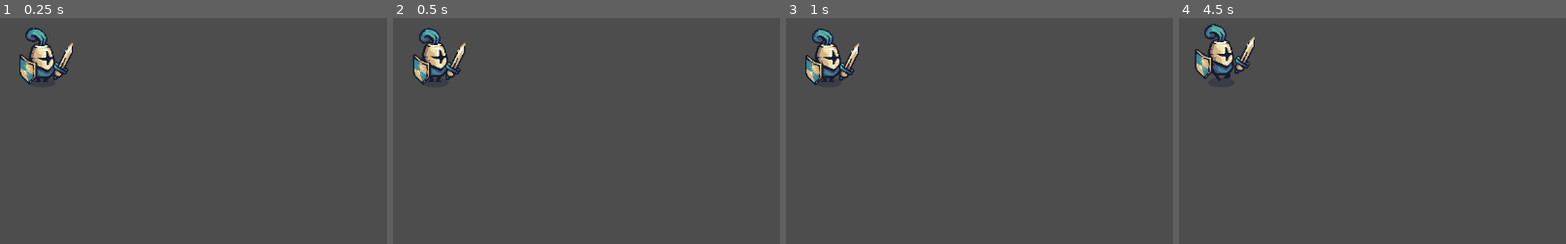
Above: before the commit, frames 1-4 (left to right).
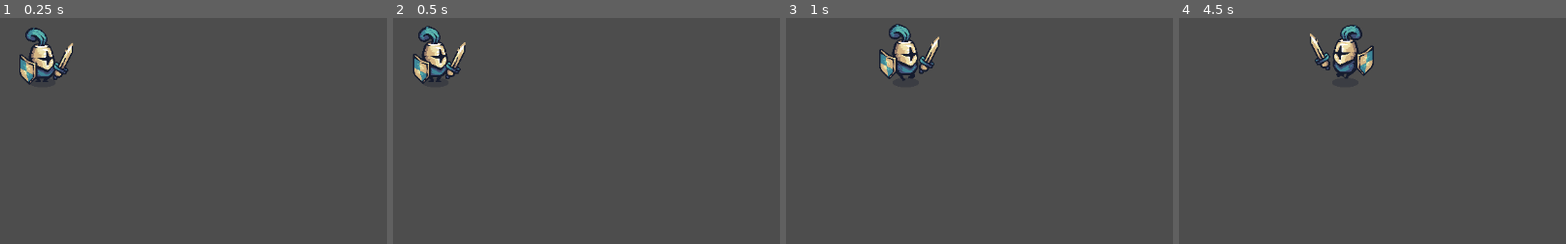
Above: after the commit, the same moments.

Repository: Ruteski/tiny-swords
Game: Godot game, scene res://test_scenes/test_player.tscn
The game is run twice, just before and just after one commit, with the same random seed, the same clock (stepped at 60 frames per second) and the same inputs. The project has no main scene, so this scene is started directly.
Inputs:
- Up to frame 1 (0.25 s): no input
- Up to frame 2 (0.5 s): no input
- Up to frame 3 (1 s): hold D (move_right) from 0.53 s (still down)
- Up to frame 4 (4.5 s): release D (move_right) at 1.28 s; hold Down (move_down) 1.28-2.03 s; hold D (move_right) 2.03-2.78 s; hold Up (move_up) 2.78-3.53 s; hold Left (move_left) from 3.53 s (still down)

Frame 1 is identical in both runs. In frame 2, 0.8% of the frame differs, in the area x 5-19%, y 3-30%; in frame 3, 3.9%; in frame 4, 4.0%, in the area x 4-51%, y 2-28%.

Commit message:
aprimorado o script de movimentacao e animacao, aplicado troca de lado da sprite,

Diff:
--- a/player/player.gd
+++ b/player/player.gd
@@ -1,17 +1,58 @@
 extends CharacterBody2D
 
 @onready var animation_player: AnimationPlayer = $AnimationPlayer
+@onready var sprite: Sprite2D = $Sprite2D
 
 @export var is_running: bool = false
+@export var speed: int = 3 # ou coloco 3 e multiplico la embaixo por 100?
+@export var speed_factor: float = 100.0
+@export_range(0,1) var lerp_factor: float = 0.2
 
-func _ready():
-	animation_player.play("idle")
+# update da unity
+#func _process(delta: float) -> void:
+	#if Input.is_action_just_pressed("move_up"):
+		#if is_running:
+			#animation_player.play("idle")
+			#is_running = false
+		#else:
+			#animation_player.play("run")
+			#is_running = true
 
-func _process(delta: float) -> void:
-	if Input.is_action_just_pressed("move_up"):
+# fixed_update da unity
+func _physics_process(delta: float) -> void:
+	move()
+
+
+func move() -> void:
+	var input_vector: Vector2 = Input.get_vector("move_left", "move_right", "move_up", "move_down").normalized()
+
+	# apaga deadzone do input vector(principalmente quando o controle esta conectado)
+	var deadzone: float = 0.15
+	if abs(input_vector.x) < deadzone:
+		input_vector.x = 0.0
+	if abs(input_vector.y) < deadzone:
+		input_vector.y = 0.0
+
+	var target_velocity = input_vector * speed * speed_factor
+	velocity = lerp(velocity, target_velocity, lerp_factor)
+	move_and_slide()
+	invert_side(input_vector)
+	play_animation(input_vector)
+
+
+func play_animation(input_vector: Vector2) -> void:
+	var was_running: bool = is_running
+	is_running = not input_vector.is_zero_approx()
+
+	if was_running != is_running:
 		if is_running:
+			animation_player.play("run")
+		else:
 			animation_player.play("idle")
-			is_running = false
-		else:
-			animation_player.play("run")
-			is_running = true
+
+
+func invert_side(input_vector: Vector2) -> void:
+	if input_vector.x > 0:
+		sprite.flip_h = false
+	elif input_vector.x < 0:
+		sprite.flip_h = true
--- a/player/player.tscn
+++ b/player/player.tscn
@@ -81,3 +81,4 @@
 libraries = {
 "": SubResource("AnimationLibrary_xoxkg")
 }
+autoplay = "idle"
--- a/project.godot
+++ b/project.godot
@@ -42,10 +42,10 @@
 }
 move_down={
 "deadzone": 0.5,
-"events": [Object(InputEventJoypadMotion,"resource_local_to_scene":false,"resource_name":"","device":-1,"axis":1,"axis_value":1.0,"script":null)
+"events": [Object(InputEventKey,"resource_local_to_scene":false,"resource_name":"","device":-1,"window_id":0,"alt_pressed":false,"shift_pressed":false,"ctrl_pressed":false,"meta_pressed":false,"pressed":false,"keycode":0,"physical_keycode":4194322,"key_label":0,"unicode":0,"echo":false,"script":null)
+, Object(InputEventKey,"resource_local_to_scene":false,"resource_name":"","device":-1,"window_id":0,"alt_pressed":false,"shift_pressed":false,"ctrl_pressed":false,"meta_pressed":false,"pressed":false,"keycode":0,"physical_keycode":83,"key_label":0,"unicode":115,"echo":false,"script":null)
+, Object(InputEventJoypadMotion,"resource_local_to_scene":false,"resource_name":"","device":-1,"axis":1,"axis_value":1.0,"script":null)
 , Object(InputEventJoypadButton,"resource_local_to_scene":false,"resource_name":"","device":-1,"button_index":12,"pressure":0.0,"pressed":true,"script":null)
-, Object(InputEventKey,"resource_local_to_scene":false,"resource_name":"","device":-1,"window_id":0,"alt_pressed":false,"shift_pressed":false,"ctrl_pressed":false,"meta_pressed":false,"pressed":false,"keycode":0,"physical_keycode":4194322,"key_label":0,"unicode":0,"echo":false,"script":null)
-, Object(InputEventKey,"resource_local_to_scene":false,"resource_name":"","device":-1,"window_id":0,"alt_pressed":false,"shift_pressed":false,"ctrl_pressed":false,"meta_pressed":false,"pressed":false,"keycode":0,"physical_keycode":83,"key_label":0,"unicode":115,"echo":false,"script":null)
 ]
 }
 
--- a/test_scenes/test_player.tscn
+++ b/test_scenes/test_player.tscn
@@ -126,3 +126,4 @@
 
 [node name="Player" parent="." instance=ExtResource("2_kb7gr")]
 position = Vector2(214, 222)
+motion_mode = 1
